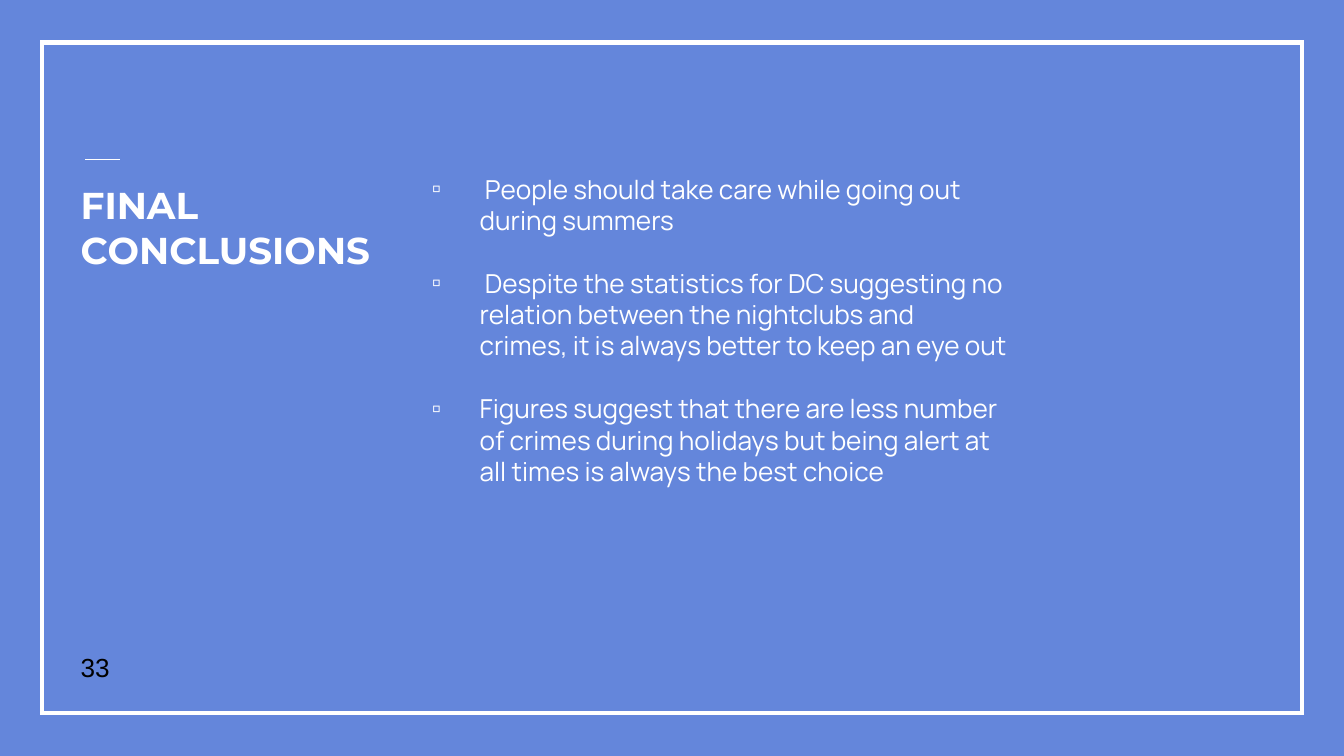
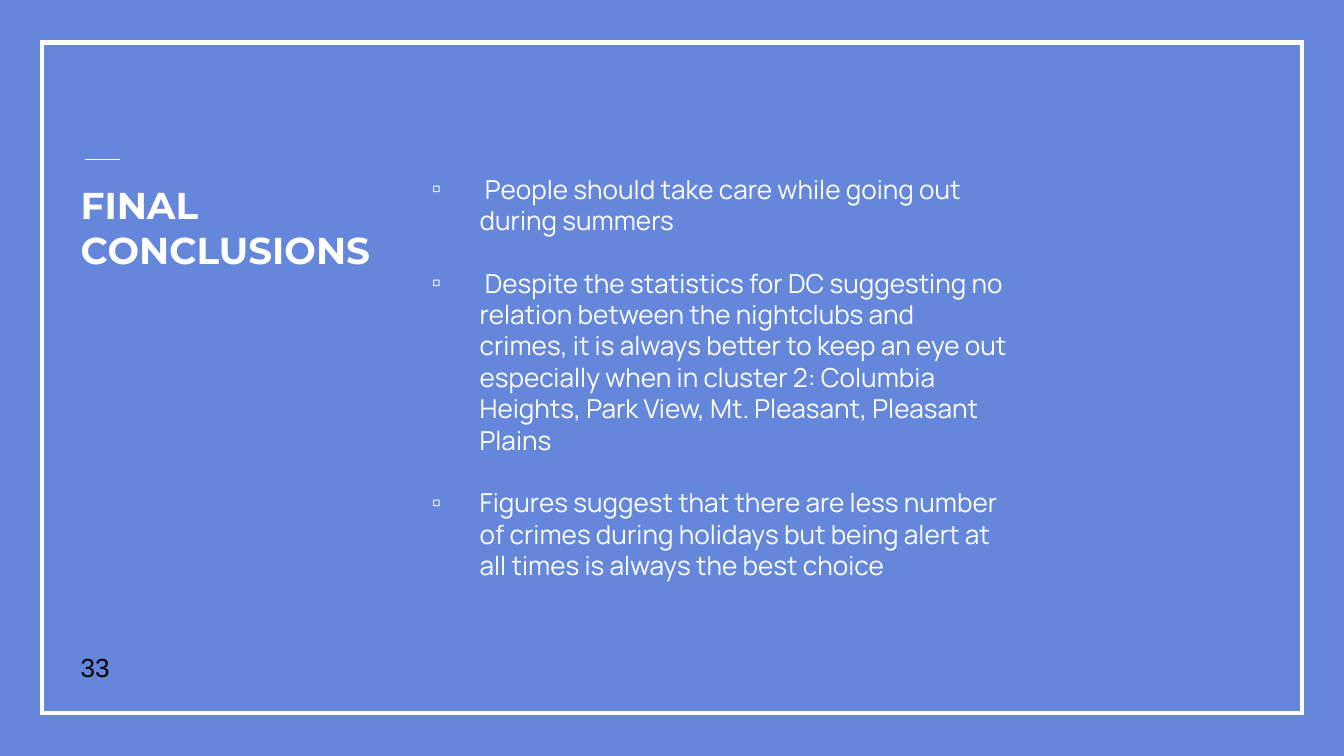
Before and after one commit to paldosh/INFM600_Exceptional, a slide deck: slide 33 of INFM600_0201_Exceptional_Presentation/INFM600_0201_TeamExceptional_Presentation.pptx. Drawn at 1344x756 pixels with LibreOffice and Linux fonts; fonts in the diff are those of the drawing; background and template pictures are left out. Boxes give left, top, right and bottom in pixels: in the first picture for what was removed or moved away, otherwise in the second. Text is boxed around its words. In the diff, an @@ line names an element or a change of style, - is before the commit and + after.

```diff
--- a/INFM600_0201_Exceptional_Presentation/INFM600_0201_TeamExceptional_Presentation.pptx
+++ b/INFM600_0201_Exceptional_Presentation/INFM600_0201_TeamExceptional_Presentation.pptx
@@ text at (480, 274, 1006, 451): text changed @@
-▫ Despite the statistics for DC suggesting no relation between the nightclubs and crimes, it is always better to keep an eye out
+▫ Despite the statistics for DC suggesting no relation between the nightclubs and crimes, it is always better to keep an eye out especially when in cluster 2: Columbia Heights, Park View, Mt. Pleasant, Pleasant Plains
```
